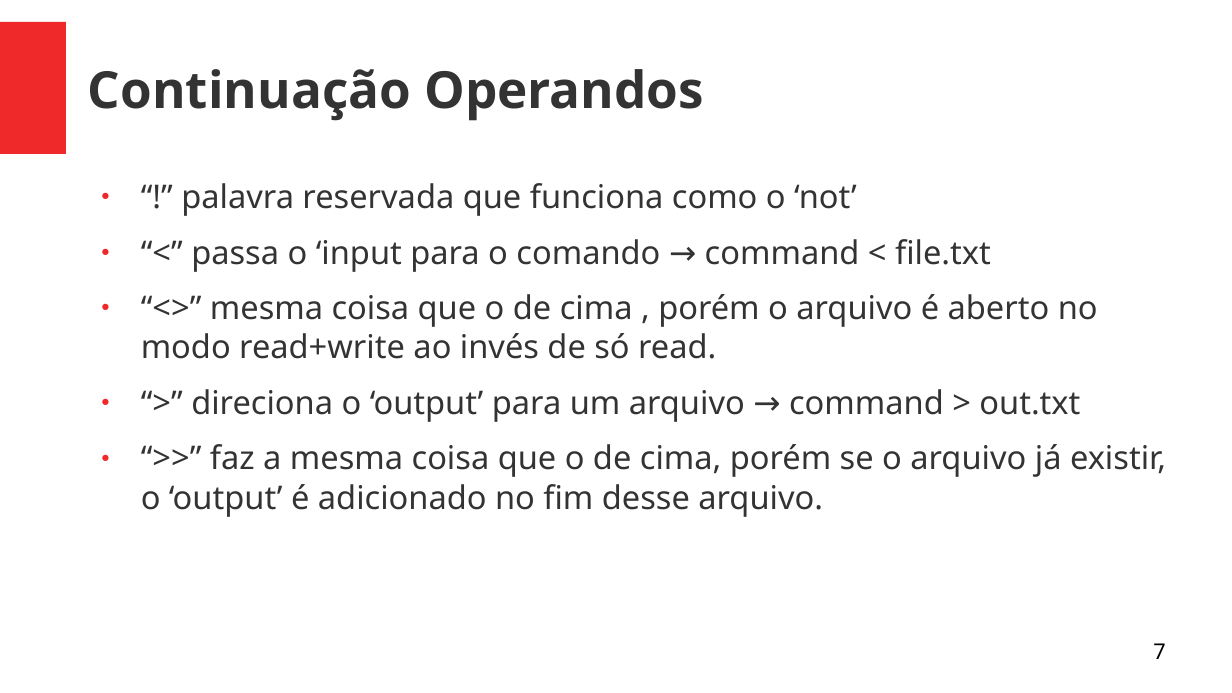
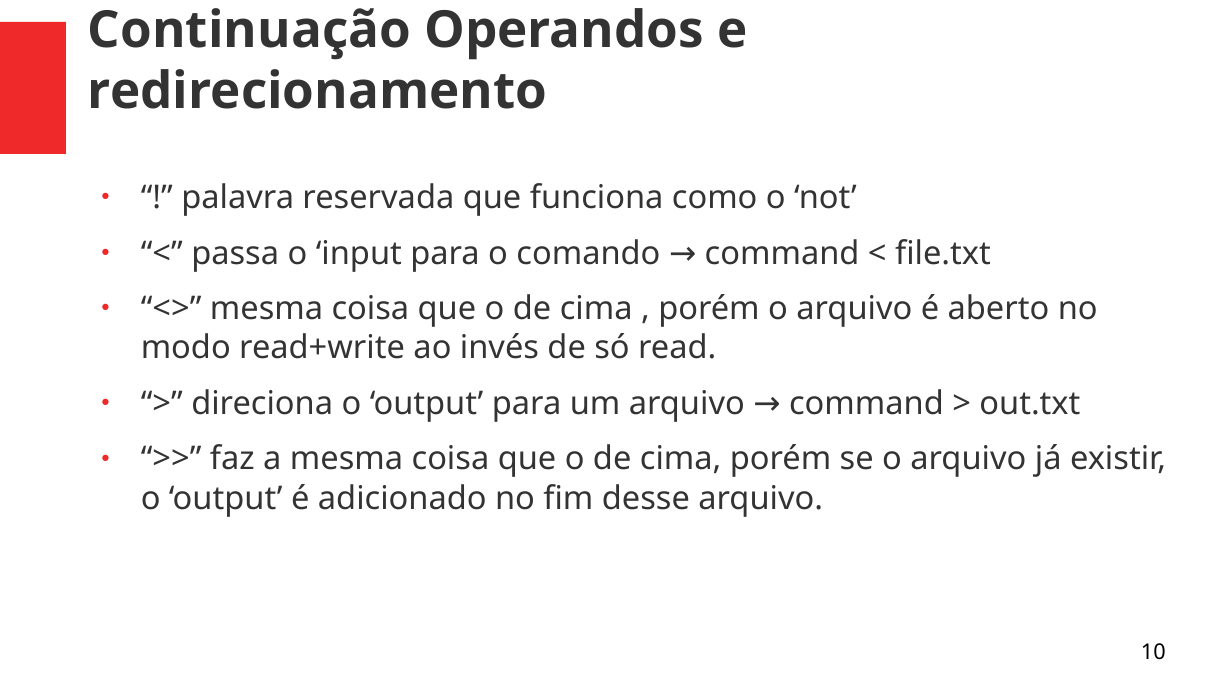
Before and after one commit to rodrigojat/EDL, a slide deck: slide 10 of trabalhoEDL/trabalho_bash.odp (slide 7 before the commit). Drawn at 1232x693 pixels with LibreOffice and Linux fonts; fonts in the diff are those of the drawing. Boxes give left, top, right and bottom in pixels: in the first picture for what was removed or moved away, otherwise in the second. Text is boxed around its words. In the diff, an @@ line names an element or a change of style, - is before the commit and + after.

```diff
--- a/trabalhoEDL/trabalho_bash.odp
+++ b/trabalhoEDL/trabalho_bash.odp
@@ title at <box>88,8,747,109</box>: text changed @@
-Continuação Operandos
+Continuação Operandos e redirecionamento
@@ page number at <box>1141,643,1166,660</box>: text changed @@
-7
+10
```
Also in this commit, not shown: 5 other slides changed, 3 slides added.
